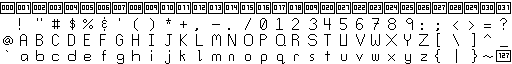
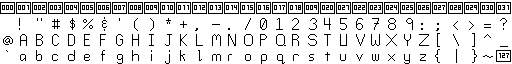
Revision of a layered 512×64 image; what changed, layer by layer:
painted on "Background" over 20, 34, 429, 64
